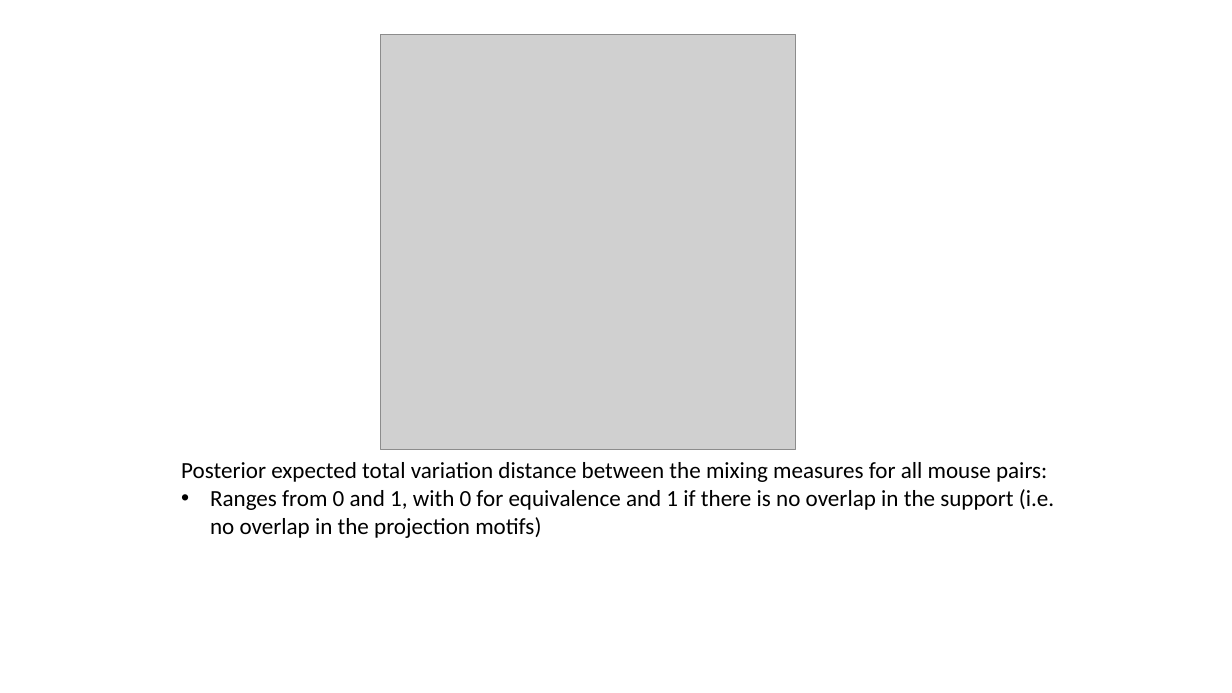
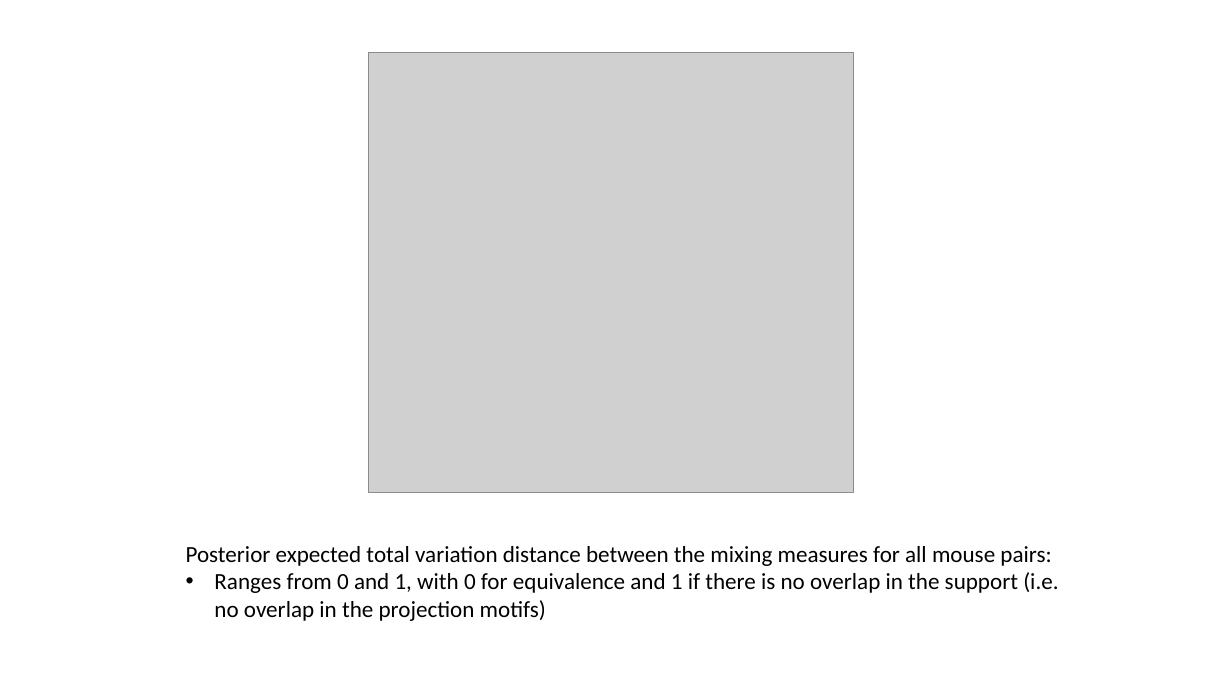
Before and after one commit to jinluliu550/MAPseq_analysis, a slide deck: slide 18 of jinlu/EC_new.pptx (slide 19 before the commit). Drawn at 1232x693 pixels with LibreOffice and Linux fonts; fonts in the diff are those of the drawing; grey boxes stand for pictures. Boxes give left, top, right and bottom in pixels: in the first picture for what was removed or moved away, otherwise in the second. Text is boxed around its words. In the diff, an @@ line names an element or a change of style, - is before the commit and + after.

```diff
--- a/jinlu/EC_new.pptx
+++ b/jinlu/EC_new.pptx
@@ picture: place and size @@
-picture at [381,34,796,449]
+picture at [369,53,854,493]
@@ text "Posterior expected total variation distance ...": place and size @@
-text "Posterior expected total variation distance ..." at [181,462,1054,538]
+text "Posterior expected total variation distance ..." at [186,546,1058,621]
```
Also in this commit, not shown: 10 other slides changed, 3 slides added, 2 slides removed, 24 other files.
